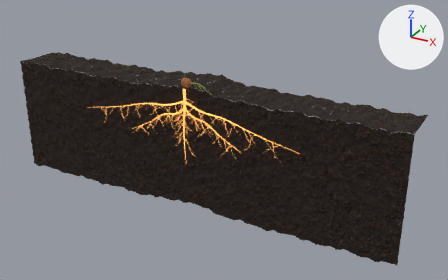
An edit to the glTF model public/assets/start-lifecycle-live.glb, drawn before and after from the same camera.
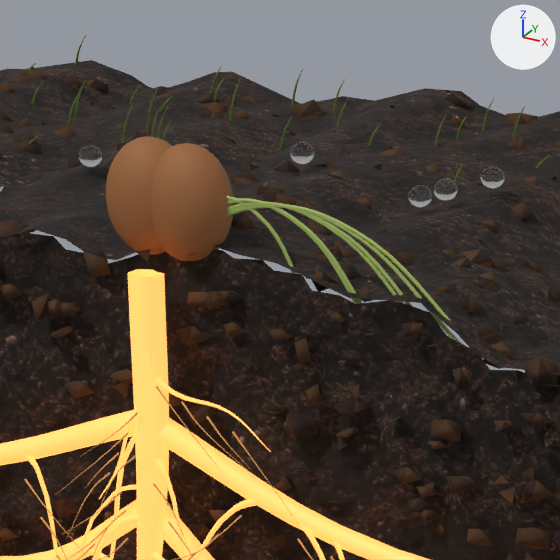
The first picture shows the older version from a camera (50 mm lens) standing at (9.4, -14.76, 6.11) and looking at (0.89, 0.73, -1.63). The close-ups show the older and then the newer version on the part from 38% to 49% of the width and 23% to 40% of the height of that picture. Only the edits that show in the close-ups are written down. The axes (+X, +Y, +Z) are drawn at upper right. The lights are the same throughout. Where no turn or scale is listed for an object, it has been applied to the vertices. Vertices at exactly the same position are counted once.

Script lines for the objects in view, before the commit:
```python
ob_apical_young_leaf_midrib = bpy.data.objects.new('Apical young leaf midrib', me_apical_young_leaf_midrib)
ob_apical_young_leaf_midrib.parent = ob_botanical_lifecycle
ob_apical_young_leaf_midrib.location = (0.165, 0.0, 0.0284)
ob_apical_young_leaf_midrib.scale = (0.168, 0.168, 0.168)
ob_cotyledon_east_midrib = bpy.data.objects.new('Cotyledon east midrib', me_cotyledon_east_midrib)
ob_cotyledon_east_midrib.parent = ob_botanical_lifecycle
ob_cotyledon_east_midrib.location = (0.24, 0.0, 0.0294)
ob_cotyledon_east_midrib.scale = (0.243, 0.243, 0.243)
ob_cotyledon_west_midrib = bpy.data.objects.new('Cotyledon west midrib', me_cotyledon_west_midrib)
ob_cotyledon_west_midrib.parent = ob_botanical_lifecycle
ob_cotyledon_west_midrib.location = (0.235, 0.0, 0.0294)
ob_cotyledon_west_midrib.scale = (0.238, 0.238, 0.238)
ob_sphere_256 = bpy.data.objects.new('Sphere.256', me_sphere_256)
ob_sphere_256.location = (-0.057, 0.03, 0.296)
ob_true_leaf_01_midrib = bpy.data.objects.new('True leaf 01 midrib', me_true_leaf_01_midrib)
ob_true_leaf_01_midrib.parent = ob_botanical_lifecycle
ob_true_leaf_01_midrib.location = (0.335, 0.0, 0.0301)
ob_true_leaf_01_midrib.scale = (0.337, 0.337, 0.337)
ob_true_leaf_02_midrib = bpy.data.objects.new('True leaf 02 midrib', me_true_leaf_02_midrib)
ob_true_leaf_02_midrib.parent = ob_botanical_lifecycle
ob_true_leaf_02_midrib.location = (0.35, 0.0, 0.0302)
ob_true_leaf_02_midrib.scale = (0.352, 0.352, 0.352)
ob_true_leaf_03_midrib = bpy.data.objects.new('True leaf 03 midrib', me_true_leaf_03_midrib)
ob_true_leaf_03_midrib.parent = ob_botanical_lifecycle
ob_true_leaf_03_midrib.location = (0.3, 0.0, 0.0299)
ob_true_leaf_03_midrib.scale = (0.303, 0.303, 0.303)
ob_true_leaf_04_midrib = bpy.data.objects.new('True leaf 04 midrib', me_true_leaf_04_midrib)
ob_true_leaf_04_midrib.parent = ob_botanical_lifecycle
ob_true_leaf_04_midrib.location = (0.31, 0.0, 0.03)
ob_true_leaf_04_midrib.scale = (0.312, 0.312, 0.312)
# also in view: 'Sphere.257' at (0.06, 0.03, 0.3); 'Guide root 0' at (-1.87, -0.14, -0.88); 'Guide root 2' at (-0.02, -0.12, -0.94); 'Guide root 1' at (-0.82, -0.14, -1.09); 'Root trunk' at (0.0, -0.11, -1.08)
```
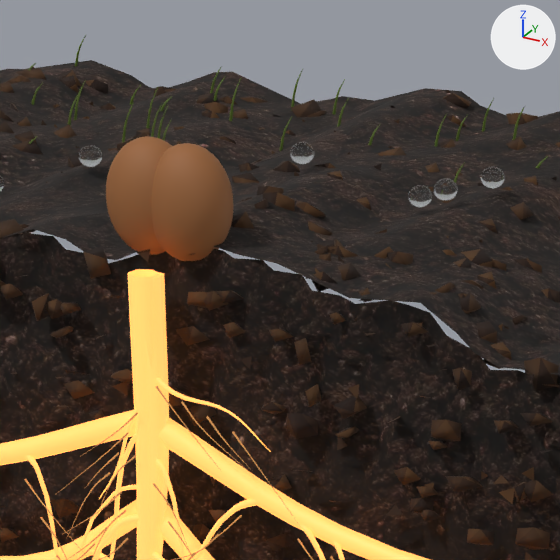
What differs and where, as boxes [x1, y1, x2, y2] in the close-ups (560 x 560 px):
'True leaf 02 midrib', no longer drawn
    before: [227, 205, 451, 321]
'True leaf 01 midrib', moved (not visible afterwards)
    before: [227, 204, 461, 343]
'True leaf 04 midrib', no longer drawn
    before: [227, 203, 412, 306]
'Cotyledon east midrib', moved (not visible afterwards)
    before: [227, 199, 362, 304]
'True leaf 03 midrib', moved (not visible afterwards)
    before: [227, 201, 404, 304]
'Apical young leaf midrib', no longer drawn
    before: [226, 196, 296, 274]
'Cotyledon west midrib', moved (not visible afterwards)
    before: [227, 198, 358, 304]

What changed in the scene script:
```text
Change ob_apical_young_leaf_midrib:
    ob_apical_young_leaf_midrib.scale: (0.168, 0.168, 0.168) -> (1.0, 1.0, 1.0)
    ob_apical_young_leaf_midrib: bpy.data.objects.new('Apical young leaf midrib', me_apical_young_leaf_midrib) -> bpy.data.objects.new('Apical young leaf midrib', None)
    ob_apical_young_leaf_midrib.parent: ob_botanical_lifecycle -> ob_apical_young_leaf
    ob_apical_young_leaf_midrib.location: (0.165, 0.0, 0.0284) -> (-0.0000991, 0.0, 0.0000542)
Change ob_cotyledon_east_midrib:
    ob_cotyledon_east_midrib.parent: ob_botanical_lifecycle -> ob_cotyledon_east
    ob_cotyledon_east_midrib.location: (0.24, 0.0, 0.0294) -> (0.24, 0.0, 0.0295)
Change ob_cotyledon_west_midrib:
    ob_cotyledon_west_midrib.parent: ob_botanical_lifecycle -> ob_cotyledon_west
Change ob_true_leaf_01_midrib:
    ob_true_leaf_01_midrib.parent: ob_botanical_lifecycle -> ob_true_leaf_01
    ob_true_leaf_01_midrib.location: (0.335, 0.0, 0.0301) -> (0.335, 0.0, 0.0302)
Change ob_true_leaf_02_midrib:
    ob_true_leaf_02_midrib.scale: (0.352, 0.352, 0.352) -> (1.0, 1.0, 1.0)
    ob_true_leaf_02_midrib: bpy.data.objects.new('True leaf 02 midrib', me_true_leaf_02_midrib) -> bpy.data.objects.new('True leaf 02 midrib', None)
    ob_true_leaf_02_midrib.parent: ob_botanical_lifecycle -> ob_true_leaf_02
    ob_true_leaf_02_midrib.location: (0.35, 0.0, 0.0302) -> (-0.000128, 0.0, -0.0000212)
Change ob_true_leaf_03_midrib:
    ob_true_leaf_03_midrib.parent: ob_botanical_lifecycle -> ob_true_leaf_03
    ob_true_leaf_03_midrib.location: (0.3, 0.0, 0.0299) -> (0.3, 0.0000128, 0.03)
Change ob_true_leaf_04_midrib:
    ob_true_leaf_04_midrib.scale: (0.312, 0.312, 0.312) -> (1.0, 1.0, 1.0)
    ob_true_leaf_04_midrib: bpy.data.objects.new('True leaf 04 midrib', me_true_leaf_04_midrib) -> bpy.data.objects.new('True leaf 04 midrib', None)
    ob_true_leaf_04_midrib.parent: ob_botanical_lifecycle -> ob_true_leaf_04
    ob_true_leaf_04_midrib.location: (0.31, 0.0, 0.03) -> (-0.000137, 0.0, 0.000042)
```
